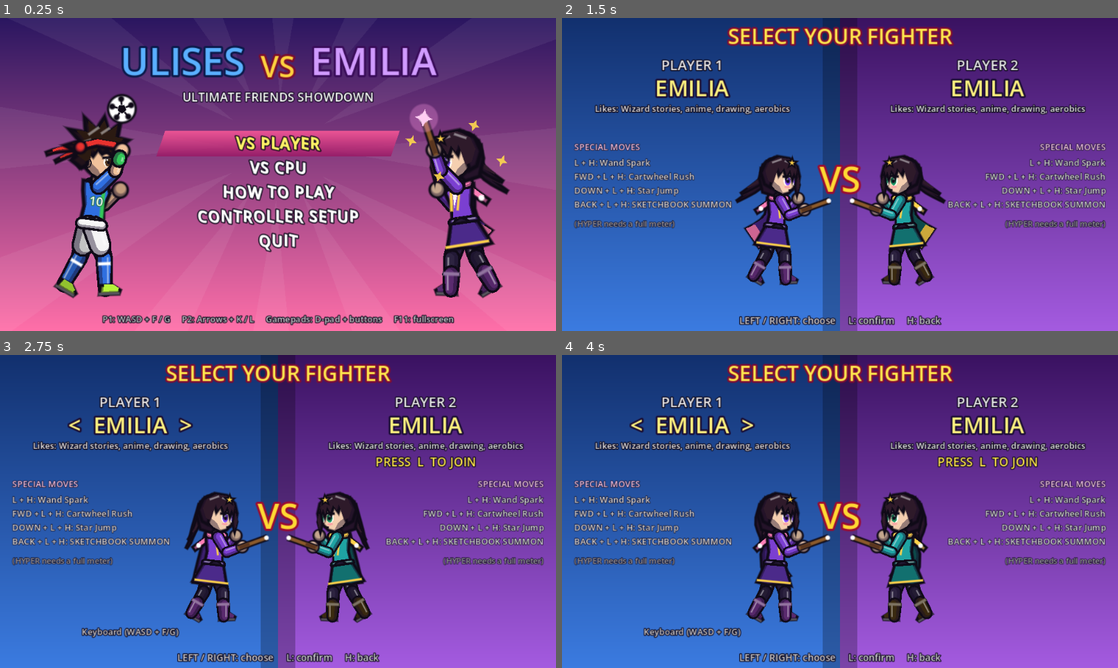
Above: before the commit, frames 1-4 (two rows, left to right).
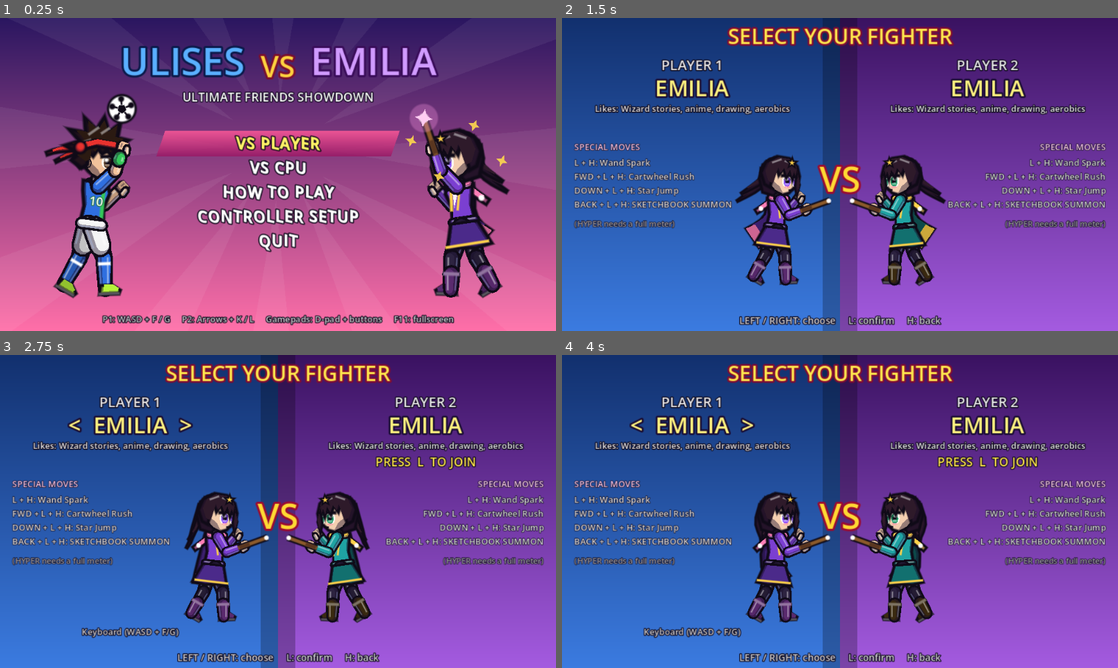
Above: after the commit, the same moments.

Repository: timoteoponce/fighting-game
Game: Godot game, scene res://scenes/main.tscn
The game is run twice, just before and just after one commit, with the same random seed, the same clock (stepped at 60 frames per second) and the same inputs.
Inputs:
- Up to frame 1 (0.25 s): no input
- Up to frame 2 (1.5 s): tap Enter at 0.5 s; hold D 0.53-1.28 s; tap F at 0.6 s; hold S from 1.28 s (still down); tap G at 1.35 s
- Up to frame 3 (2.75 s): release S at 2.03 s; hold D from 2.03 s (still down); tap 1 at 2.1 s
- Up to frame 4 (4 s): release D at 2.78 s; hold W 2.78-3.53 s; tap K at 2.85 s; hold A from 3.53 s (still down); tap L at 3.6 s

The runs differ from the first frame. In frame 1, 0.7% of the frame differs, in the area x 12-88%, y 39-88%; in frame 2, 0.4%; in frame 3, 0.4%; in frame 4, 0.4%.

Commit message:
Characters: bigger anime eyes, fist shapes, rim lighting, bouncy fighting stance
Co-Authored-By: Claude Opus 5.5 <noreply@anthropic.com>

Diff:
--- a/scripts/fighter/fighter.gd
+++ b/scripts/fighter/fighter.gd
@@ -602,8 +602,10 @@
 	var t := float(buf.frame)
 	match state:
 		S.IDLE:
-			var b := sin(t * 0.08)
-			return [def.pose("idle", {"lean": 6 + b * 2.0, "elb_f": 75 + b * 5.0, "elb_b": 95 - b * 5.0}), 0.25]
+			# Bouncy fighting stance: knees pump, guard breathes.
+			var b := sin(t * 0.13)
+			return [def.pose("idle", {"lean": 9 + b * 2.0, "knee_f": 24 + b * 9.0, "knee_b": 22 + b * 9.0, "leg_f": 24 + b * 4.0,
+				"elb_f": 80 + b * 6.0, "elb_b": 95 - b * 6.0, "head": -2 - b * 2.0}), 0.35]
 		S.WALK:
 			var ph := t * 0.28 * signf(vel.x * facing)
 			var s := sin(ph)
--- a/scripts/fighter/fighter_renderer.gd
+++ b/scripts/fighter/fighter_renderer.gd
@@ -164,7 +164,7 @@
 	# Back arm and leg: darker, they're further away.
 	part(s["sh_b"], s["elb_b"], 8.0, 7.0, dk(c["sleeve"]))
 	part(s["elb_b"], s["hand_b"], 6.5, 5.5, dk(c["forearm"]))
-	fist(s["hand_b"], dk(c["hands"]))
+	fist(s["hand_b"], dk(c["hands"]), s["hand_b"] - s["elb_b"])
 	part(s["hip_b"], s["knee_b"], 11.0, 8.5, dk(c["pants"]))
 	part(s["knee_b"], s["foot_b"], 8.5, 6.5, dk(c["legs"]))
 	shoe(s["foot_b"], s["foot_dir_b"], dk(c["shoes"]))
@@ -177,7 +177,7 @@
 	_draw_head(s)
 	part(s["sh_f"], s["elb_f"], 8.0, 7.0, c["sleeve"])
 	part(s["elb_f"], s["hand_f"], 6.5, 5.5, c["forearm"])
-	fist(s["hand_f"], c["hands"])
+	fist(s["hand_f"], c["hands"], s["hand_f"] - s["elb_f"])
 	def.draw_props(self, s)
 
 
@@ -246,6 +246,8 @@
 		n = -n
 	draw_colored_polygon(capsule_pts(a + n * r1 * 0.3, b + n * r2 * 0.3, r1 * 0.7, r2 * 0.7), col)
 	draw_line(a + n * r1 * 0.55, b + n * r2 * 0.55, hl(col), maxf(1.0, r2 * 0.28), true)
+	# Cool rim light on the shadow side, like arcade sprite shading.
+	draw_line(a - n * r1 * 0.78, b - n * r2 * 0.78, Color(0.7, 0.8, 1.0, 0.35), maxf(0.8, r2 * 0.16), true)
 
 
 func ball(p: Vector2, r: float, col: Color) -> void:
@@ -254,8 +256,16 @@
 	draw_circle(p + LIGHT * r * 0.25, r * 0.75, col, true, -1.0, true)
 
 
-func fist(p: Vector2, col: Color) -> void:
-	ball(p, 4.0, col)
+## A clenched fist pointing along `d` (the forearm direction).
+func fist(p: Vector2, col: Color, d := Vector2.DOWN) -> void:
+	d = d.normalized()
+	var n := Vector2(-d.y, d.x)
+	var box := PackedVector2Array([p - n * 3.6 - d * 1.5, p + n * 3.6 - d * 1.5, p + n * 4.0 + d * 3.2,
+		p + n * 2.8 + d * 5.2, p - n * 2.8 + d * 5.2, p - n * 4.0 + d * 3.2])
+	shaded_poly(box, col, 1.6, 0.78)
+	for k in [-1.4, 1.4]:
+		draw_line(p + n * k + d * 2.4, p + n * k + d * 4.6, shade(col), 0.9, true)
+	part(p + n * 3.2 - d * 0.5, p + n * 2.6 + d * 2.6, 2.6, 2.4, col)
 
 
 ## Filled polygon with an outline. Self-intersecting shapes (a twisted cape)
@@ -390,12 +400,12 @@
 
 ## Anime face in head space. `girl` = bigger eyes with lashes and blush.
 func face(iris: Color, girl := false) -> void:
-	var eyes := [Vector2(5.2, 0.6), Vector2(10.6, 0.3)]
+	var eyes := [Vector2(4.8, 0.9), Vector2(10.7, 0.6)]
 	var blink := int(t) % 190 < 6 and expr == "normal"
 	for i in 2:
 		var e: Vector2 = eyes[i]
-		var rx := (2.6 if girl else 2.2) * (0.6 if i == 1 else 1.0)
-		var ry := 3.7 if girl else 2.9
+		var rx := (3.2 if girl else 2.8) * (0.62 if i == 1 else 1.0)
+		var ry := 4.6 if girl else 3.7
 		if expr == "attack":
 			ry *= 0.78
 		match expr:
@@ -412,9 +422,11 @@
 					draw_colored_polygon(ellipse_pts(e + Vector2(0.5, 0.4), rx * 0.78, ry * 0.8), iris)
 					draw_colored_polygon(ellipse_pts(e + Vector2(0.5, -ry * 0.25), rx * 0.78, ry * 0.4), iris.darkened(0.35))
 					draw_circle(e + Vector2(0.7, 0.5), rx * 0.36, OUT, true, -1.0, true)
-					draw_circle(e + Vector2(-0.2, -ry * 0.35), rx * 0.28, Color.WHITE, true, -1.0, true)
+					draw_circle(e + Vector2(-0.2, -ry * 0.35), rx * 0.3, Color.WHITE, true, -1.0, true)
+					draw_circle(e + Vector2(1.0, ry * 0.4), rx * 0.14, Color(1, 1, 1, 0.8), true, -1.0, true)
+					draw_colored_polygon(ellipse_pts(e + Vector2(0.5, ry * 0.45), rx * 0.55, ry * 0.18), iris.lightened(0.35))
 					# Upper eyelid line.
-					draw_line(e + Vector2(-rx - 0.4, -ry + 0.9), e + Vector2(rx + 0.4, -ry + 0.2), OUT, 1.5 if girl else 1.2, true)
+					draw_line(e + Vector2(-rx - 0.4, -ry + 0.9), e + Vector2(rx + 0.5, -ry + 0.1), OUT, 2.2 if girl else 1.6, true)
 					if girl and i == 0:
 						draw_line(e + Vector2(rx, -ry + 0.4), e + Vector2(rx + 1.8, -ry - 0.8), OUT, 1.0, true)
 		# Eyebrows.
